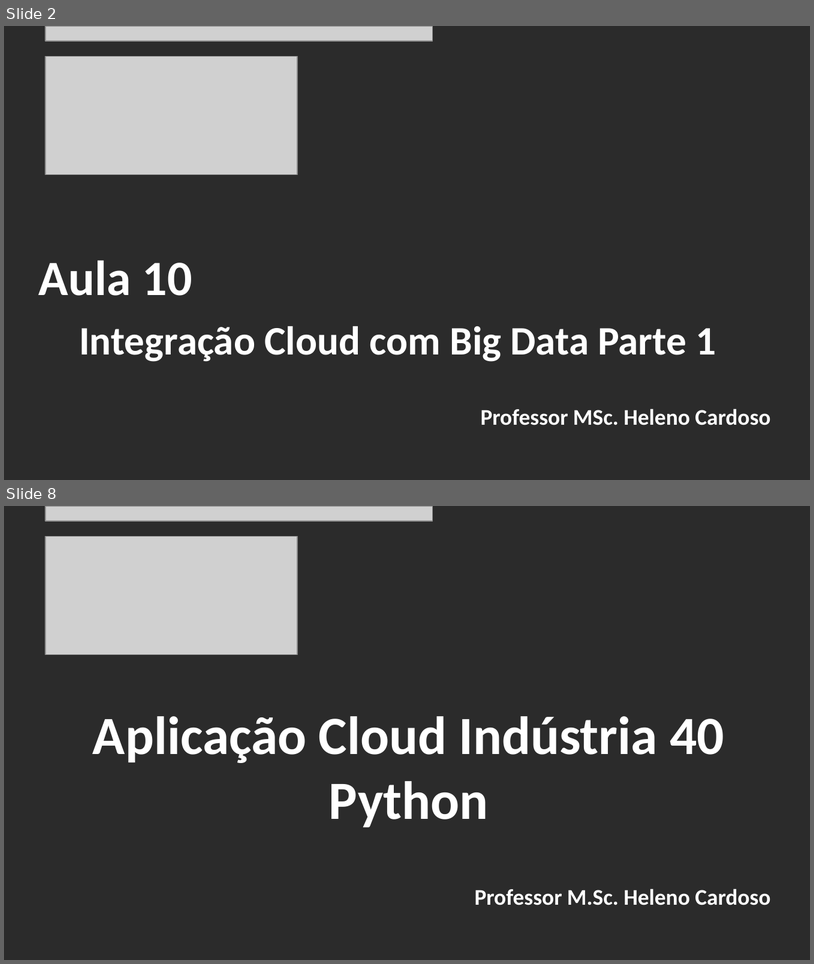
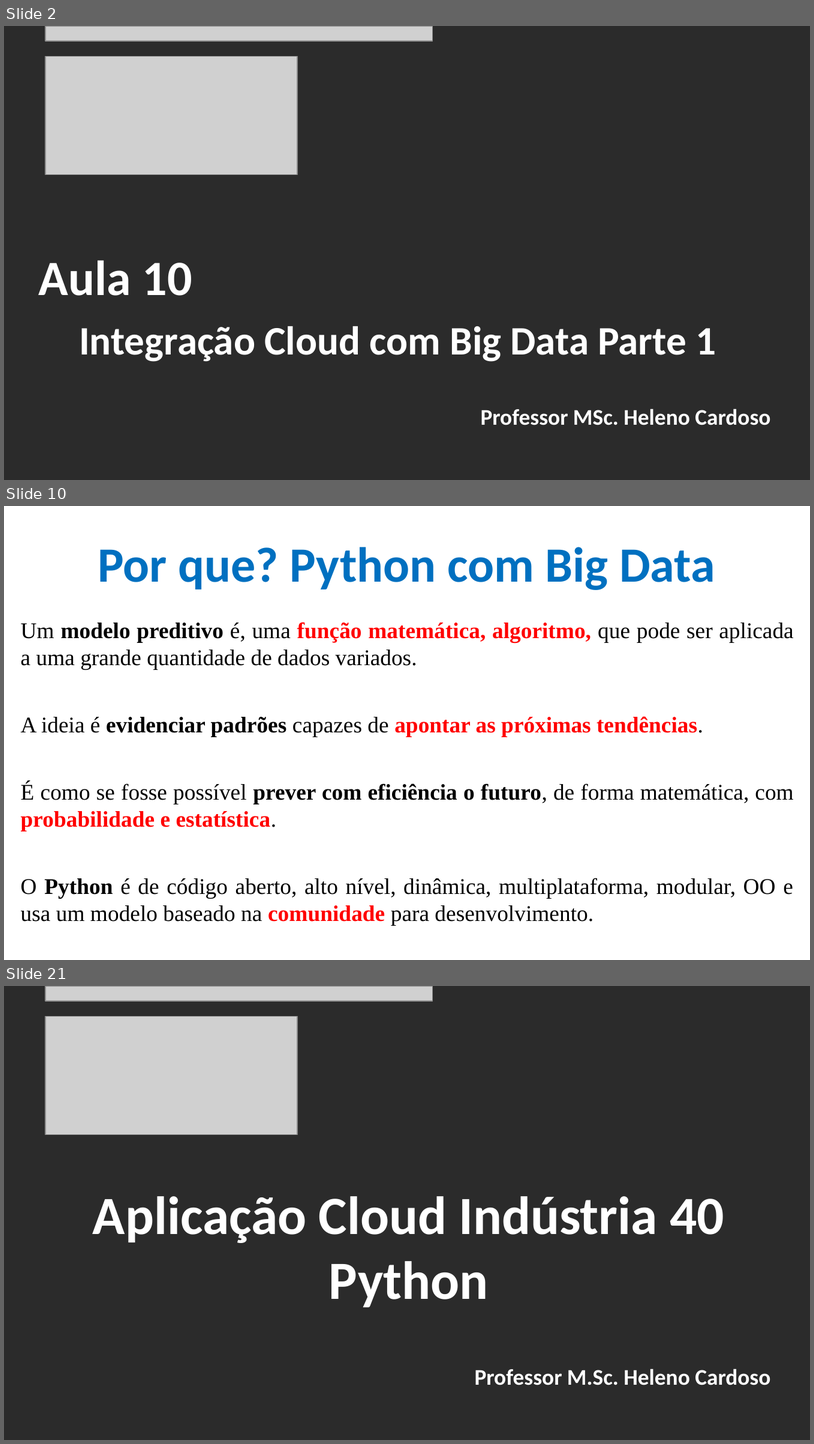
Before and after one commit to CloudEducationBrazil/WydenArea1AplicacaoCloudIndustria40Python, a slide deck: 01 Classes/Aula 10 - Aplicação Cloud Indústria 40 Python Integração Cloud Big Data Parte 1.pptx. Shown one above the other, each under a label of ours: slides 2 and 8 before the commit, slides 2, 10 and 21 after it; the slides between them are not shown. The pictures are 814x964 and 814x1444 pixels, drawn with LibreOffice and Linux fonts; fonts in the diff are those of the drawing; grey boxes stand for pictures; background and template pictures are left out; a plain dark background stands for a picture behind light text. Boxes give left, top, right and bottom in pixels: in the first picture for what was removed or moved away, otherwise in the second. Text is boxed around its words. In the diff, an @@ line names an element or a change of style, - is before the commit and + after.

Commit message:
Aula 10 Cloud IoT Python Indústria 4.0 e Outros 09maio2023

```diff
--- a/01 Classes/Aula 10 - Aplicação Cloud Indústria 40 Python Integração Cloud Big Data Parte 1.pptx
+++ b/01 Classes/Aula 10 - Aplicação Cloud Indústria 40 Python Integração Cloud Big Data Parte 1.pptx
@@ slide 10 added at bbox=[4, 506, 810, 960], background picture (left out) @@
@@ title added at bbox=[98, 547, 716, 590], 44 pt, text #0070C0, bold @@
+Por que? Python com Big Data
@@ text added at bbox=[21, 622, 794, 925], 20 pt, text #000000 @@
+Um modelo preditivo é, uma função matemática, algoritmo, que pode ser aplicada a uma grande quantidade de dados variados.
+A ideia é evidenciar padrões capazes de apontar as próximas tendências.
+É como se fosse possível prever com eficiência o futuro, de forma matemática, com probabilidade e estatística.
+O Python é de código aberto, alto nível, dinâmica, multiplataforma, modular, OO e usa um modelo baseado na comunidade para desenvolvimento.
@@ what was slide 8 is now slide 21 @@
```
Also in this commit, not shown: 5 slides changed, 12 other slides added.
